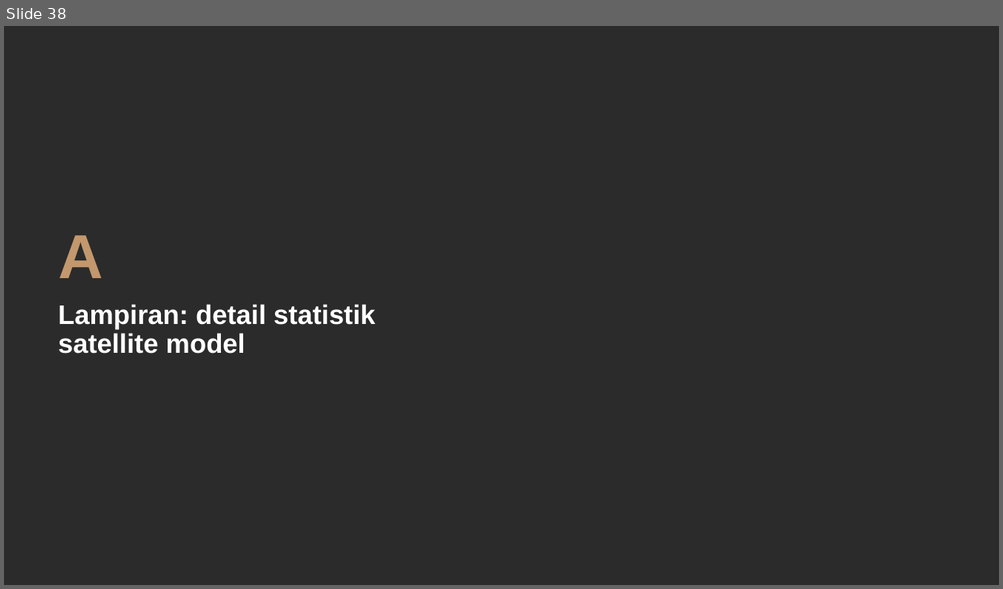
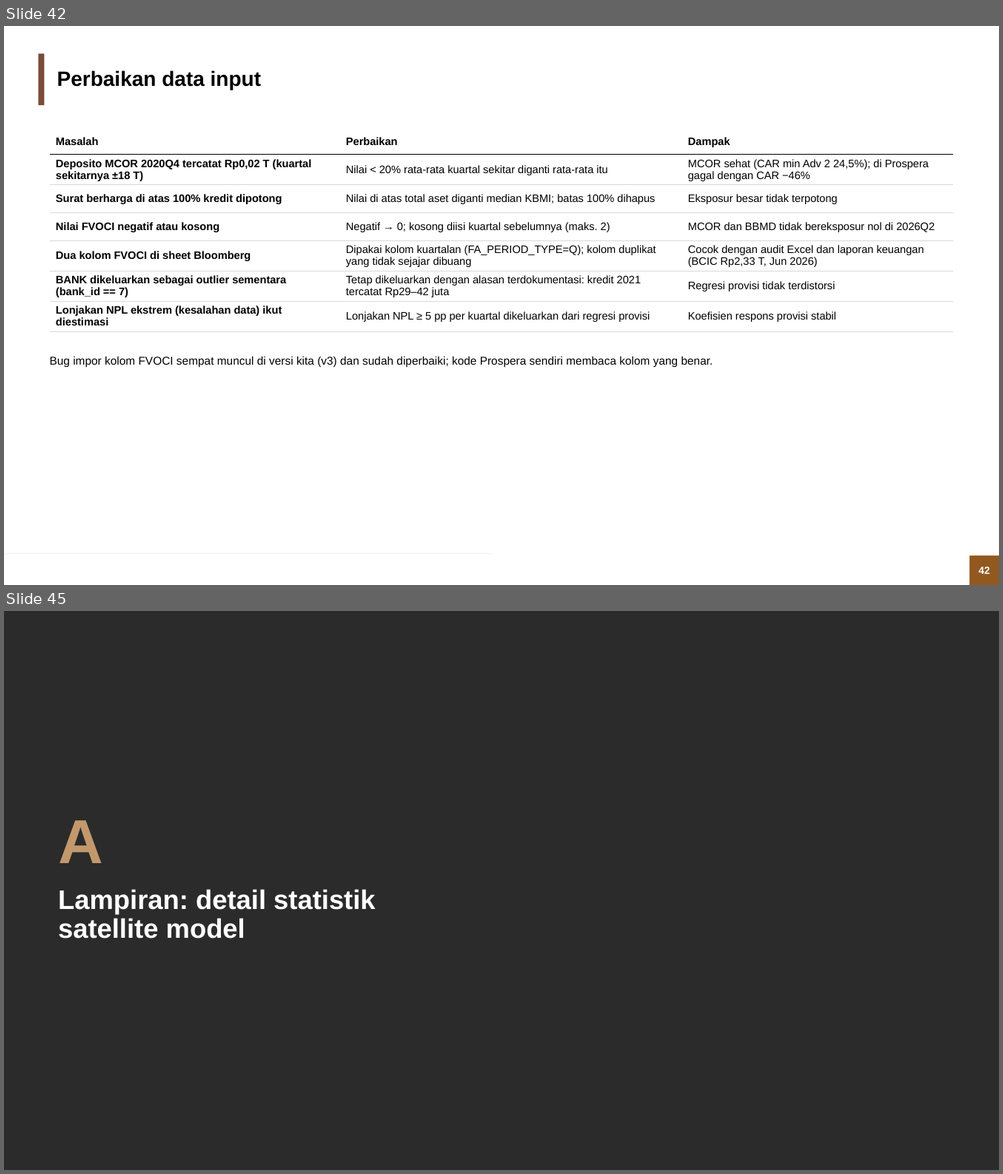
Before and after one commit to muhamadhaikal128/banking-stress-test, a slide deck: Banking Stress Test (Solvency).pptx. Shown one above the other, each under a label of ours: slide 38 before the commit, slides 42 and 45 after it; the slides between them are not shown. The pictures are 1003x589 and 1003x1174 pixels, drawn with LibreOffice and Linux fonts; fonts in the diff are those of the drawing; background and template pictures are left out; a plain dark background stands for a picture behind light text. Boxes give left, top, right and bottom in pixels: in the first picture for what was removed or moved away, otherwise in the second. Text is boxed around its words. In the diff, an @@ line names an element or a change of style, - is before the commit and + after.

```diff
--- a/Banking Stress Test (Solvency).pptx
+++ b/Banking Stress Test (Solvency).pptx
@@ slide 42 added at (4,26,999,585), background #FFFFFF @@
@@ rectangle added at (38,54,44,105), fill #7C4B3B @@
@@ title added at (57,70,261,90), 20 pt, text #000000, bold @@
+Perbaikan data input
@@ table added at (50,130,953,351), 7 rows, 3 columns @@
+Masalah | Perbaikan | Dampak
+Deposito MCOR 2020Q4 tercatat Rp0,02 T (kuartal sekitarnya ±18 T) | Nilai < 20% rata-rata kuartal sekitar diganti rata-rata itu | MCOR sehat (CAR min Adv 2 24,5%); di Prospera gagal dengan CAR −46%
+Surat berharga di atas 100% kredit dipotong | Nilai di atas total aset diganti median KBMI; batas 100% dihapus | Eksposur besar tidak terpotong
+Nilai FVOCI negatif atau kosong | Negatif → 0; kosong diisi kuartal sebelumnya (maks. 2) | MCOR dan BBMD tidak bereksposur nol di 2026Q2
+Dua kolom FVOCI di sheet Bloomberg | Dipakai kolom kuartalan (FA_PERIOD_TYPE=Q); kolom duplikat yang tidak sejajar dibuang | Cocok dengan audit Excel dan laporan keuangan (BCIC Rp2,33 T, Jun 2026)
+BANK dikeluarkan sebagai outlier sementara (bank_id == 7) | Tetap dikeluarkan dengan alasan terdokumentasi: kredit 2021 tercatat Rp29–42 juta | Regresi provisi tidak terdistorsi
+Lonjakan NPL ekstrem (kesalahan data) ikut diestimasi | Lonjakan NPL ≥ 5 pp per kuartal dikeluarkan dari regresi provisi | Koefisien respons provisi stabil
@@ text added at (50,357,713,367), 11 pt, text #000000 @@
+Bug impor kolom FVOCI sempat muncul di versi kita (v3) dan sudah diperbaiki; kode Prospera sendiri membaca kolom yang benar.
@@ rectangle added at (4,554,492,554), fill #C17529 @@
@@ rectangle added at (970,557,999,585), fill #C17529 @@
@@ page number added at (970,557,999,585), fill #91581F, 10 pt, text #FFFFFF, bold @@
+42
@@ what was slide 38 is now slide 45 @@
```
Also in this commit, not shown: 7 slides changed, 6 other slides added.
